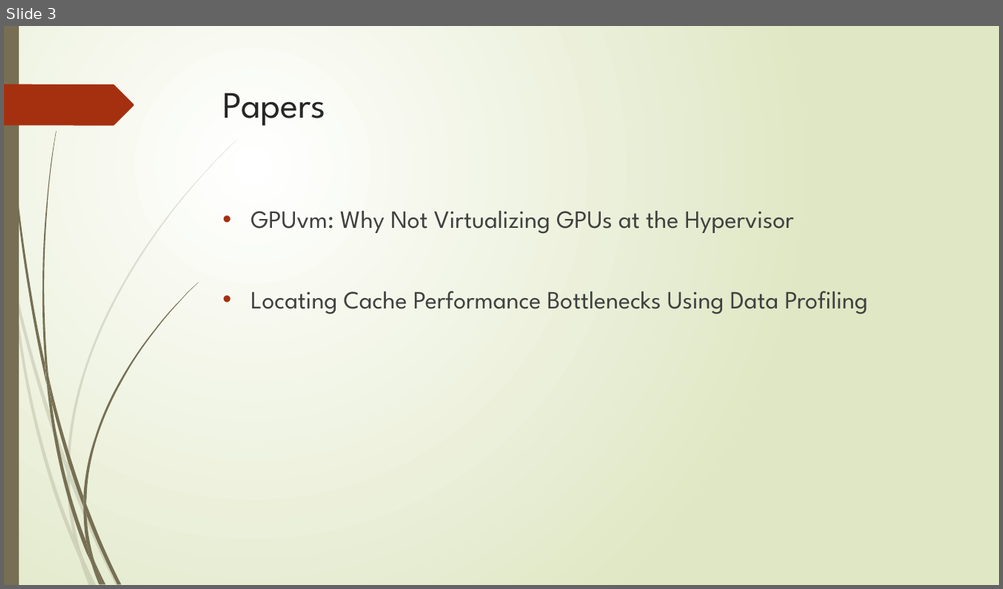
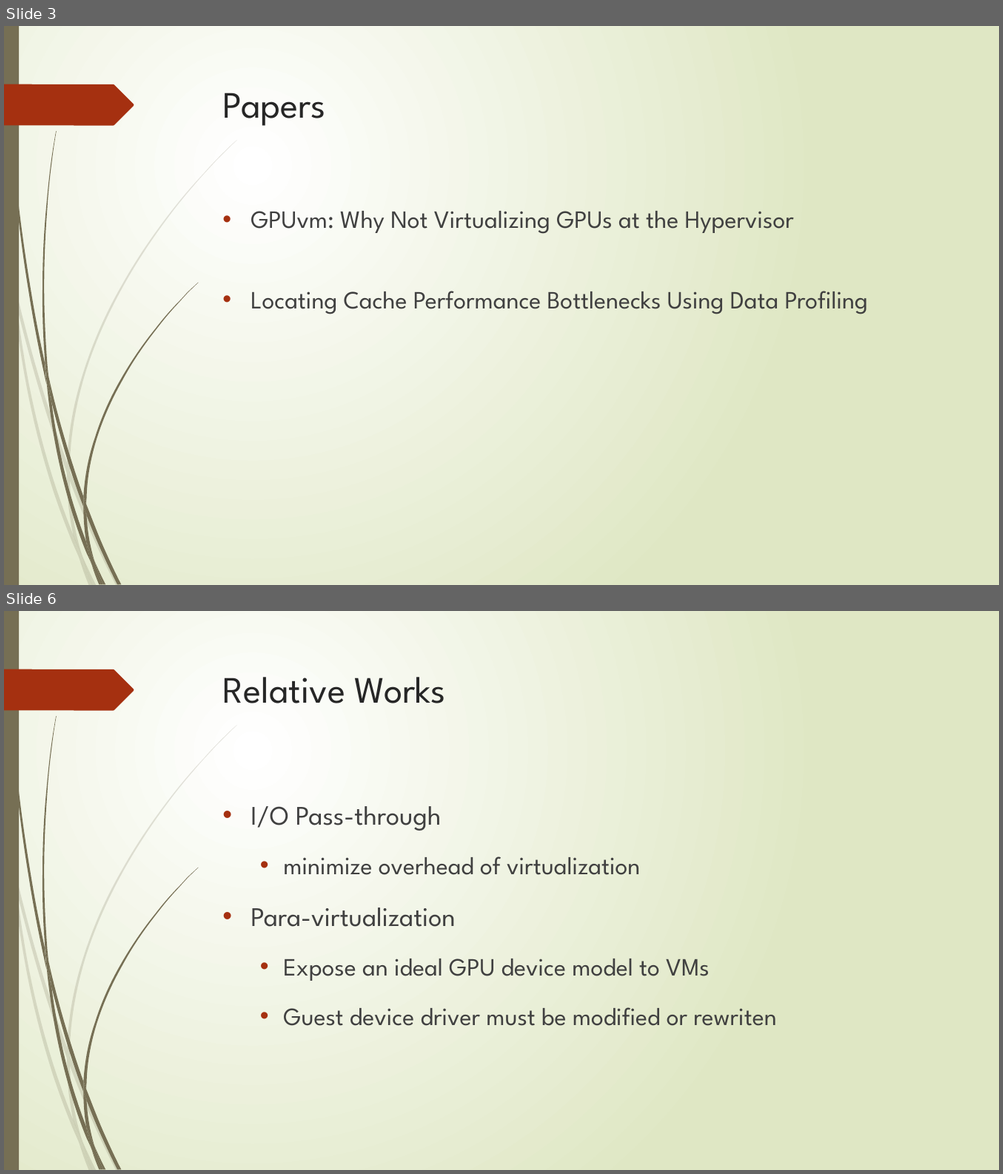
Before and after one commit to GLjun/OS_gaowei, a slide deck: 高伟.pptx. Shown one above the other, each under a label of ours: slide 3 before the commit, slides 3 and 6 after it; the slides between them are not shown. The pictures are 1003x589 and 1003x1174 pixels, drawn with LibreOffice and Linux fonts; fonts in the diff are those of the drawing. Boxes give left, top, right and bottom in pixels: in the first picture for what was removed or moved away, otherwise in the second. Text is boxed around its words. In the diff, an @@ line names an element or a change of style, - is before the commit and + after.

```diff
--- a/高伟.pptx
+++ b/高伟.pptx
@@ slide 6 added at [4, 611, 999, 1170], background gradient #FFFFFF to #DFE8C4; not listed: 24 template elements that a slide beside it also shows @@
@@ title added at [223, 677, 446, 703], 36 pt, text #262626 @@
+Relative Works
@@ text added at [250, 806, 776, 1026], 24.1 pt, text #404040 @@
+• I/O Pass-through
+  • minimize overhead of virtualization
+• Para-virtualization
+  • Expose an ideal GPU device model to VMs
+  • Guest device driver must be modified or rewriten
```
Also in this commit, not shown: 15 slides changed, 9 other slides added, 3 slides removed.
